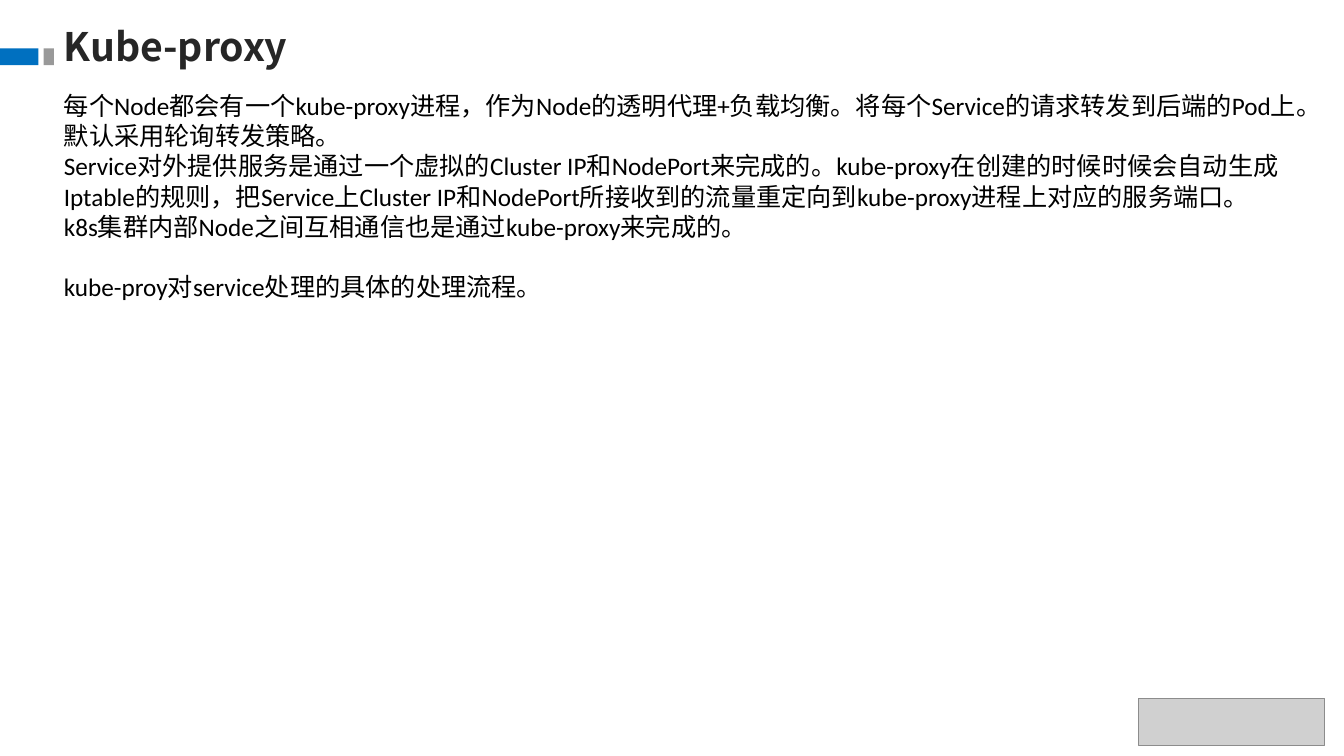
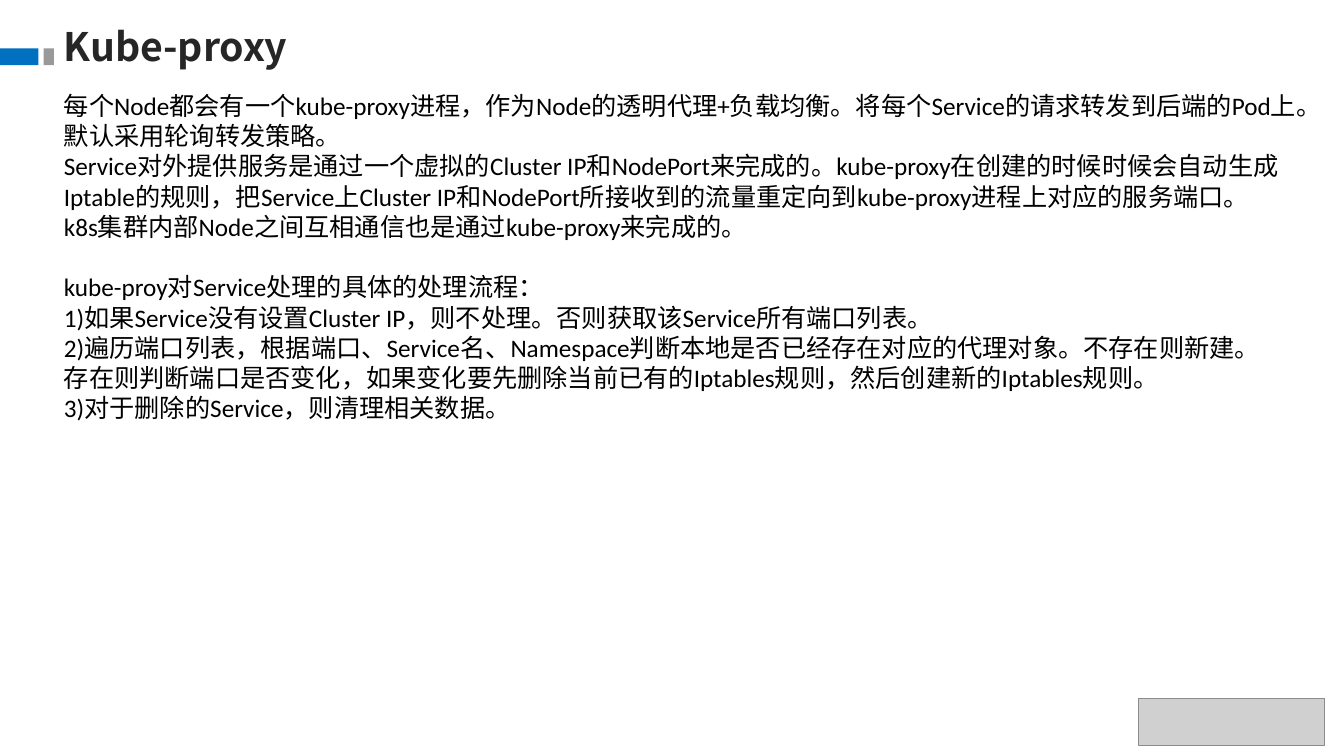
Before and after one commit to theDEADpool/data_structure, a slide deck: slide 27 of k8s.pptx (slide 25 before the commit). Drawn at 1344x756 pixels with LibreOffice and Linux fonts; fonts in the diff are those of the drawing; grey boxes stand for pictures. Boxes give left, top, right and bottom in pixels: in the first picture for what was removed or moved away, otherwise in the second. Text is boxed around its words. In the diff, an @@ line names an element or a change of style, - is before the commit and + after.

```diff
--- a/k8s.pptx
+++ b/k8s.pptx
@@ text at <box>64,276,1260,421</box>: text changed @@
-kube-proy对service处理的具体的处理流程。
+kube-proy对Service处理的具体的处理流程：
+1)如果Service没有设置Cluster IP，则不处理。否则获取该Service所有端口列表。
+2)遍历端口列表，根据端口、Service名、Namespace判断本地是否已经存在对应的代理对象。不存在则新建。
+存在则判断端口是否变化，如果变化要先删除当前已有的Iptables规则，然后创建新的Iptables规则。
+3)对于删除的Service，则清理相关数据。
```
Also in this commit, not shown: 2 other slides changed, 4 slides added, 2 slides removed.
